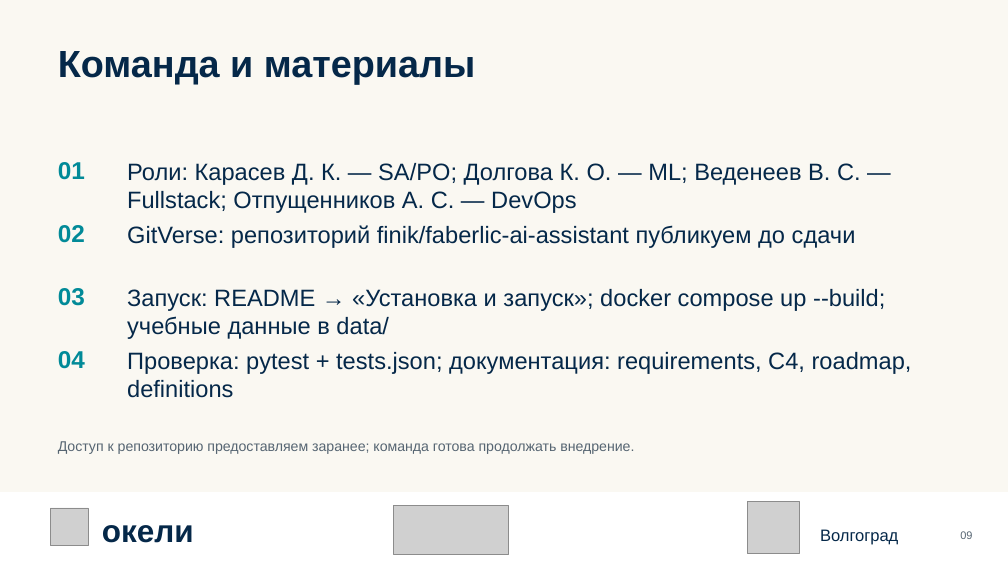
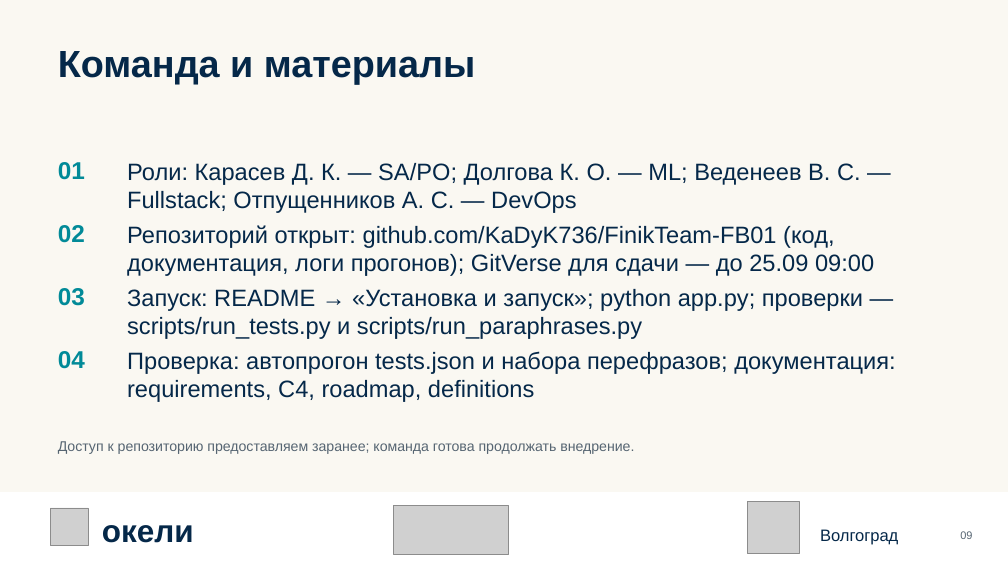
Before and after one commit to KaDyK736/FinikTeam-FB01, a slide deck: slide 9 of Презентация_команды_Finik_FB01.pptx. Drawn at 1008x567 pixels with LibreOffice and Linux fonts; fonts in the diff are those of the drawing; grey boxes stand for pictures. Boxes give left, top, right and bottom in pixels: in the first picture for what was removed or moved away, otherwise in the second. Text is boxed around its words. In the diff, an @@ line names an element or a change of style, - is before the commit and + after.

Commit message:
Презентация: фактические результаты прогонов и план защиты по шпаргалке

```diff
--- a/Презентация_команды_Finik_FB01.pptx
+++ b/Презентация_команды_Finik_FB01.pptx
@@ text at bbox=[127, 225, 874, 276]: text changed @@
-GitVerse: репозиторий finik/faberlic-ai-assistant публикуем до сдачи
+Репозиторий открыт: github.com/KaDyK736/FinikTeam-FB01 (код, документация, логи прогонов); GitVerse для сдачи — до 25.09 09:00
@@ text at bbox=[127, 289, 863, 339]: text changed @@
-Запуск: README → «Установка и запуск»; docker compose up --build; учебные данные в data/
+Запуск: README → «Установка и запуск»; python app.py; проверки — scripts/run_tests.py и scripts/run_paraphrases.py
@@ text at bbox=[127, 351, 896, 402]: text changed @@
-Проверка: pytest + tests.json; документация: requirements, C4, roadmap, definitions
+Проверка: автопрогон tests.json и набора перефразов; документация: requirements, C4, roadmap, definitions
```
Also in this commit, not shown: 4 other slides changed.
